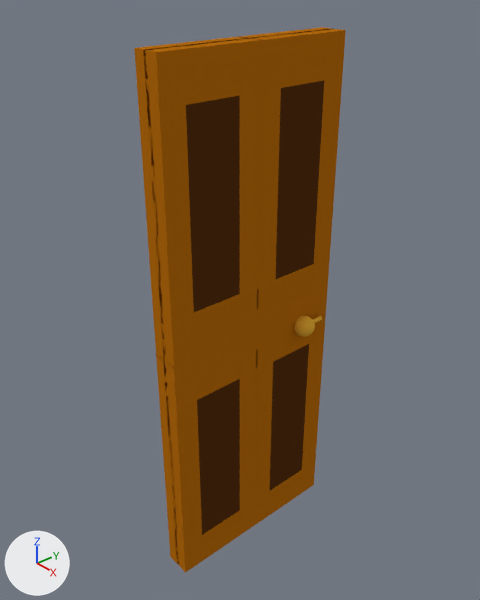
Two versions of the Blender file SilentInTheDark/Assets/3DModels/Door/door.blend, one commit apart.
One viewpoint serves both versions: a camera (50 mm lens) standing at (1.52, -1.358, 1.196) and looking at (-0.05, 0.007, 0.075). Every picture has the same lights, and +X, +Y and +Z are marked at lower left.
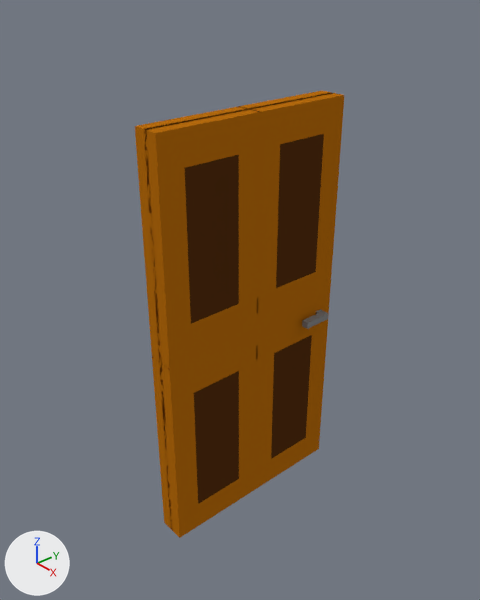
Commit message: Door
Added a new door

Scene script edits in JSON lines:
```json
{"op": "add", "block": "mat_handle_001", "code": ["mat_handle_001 = diffuse_material('Handle.001')", "mat_handle_001.base_color = (0.242, 0.242, 0.242)  # grey #878787"]}
{"op": "add", "block": "me_cube_002", "code": ["me_cube_002 = bpy.data.meshes.new('Cube.002')", "me_cube_002.from_pydata(...)  # 28 vertices, 26 faces; spans x 0.14..1.0, y -8.0..1.0, z -1.0..1.0", "me_cube_002.materials.append(mat_handle_001)  # grey #878787"]}
{"op": "remove", "block": "ob_sphere_002", "code": ["ob_sphere_002 = bpy.data.objects.new('Sphere.002', me_sphere_002)", "ob_sphere_002.location = (0.07, 0.218, -0.061)", "ob_sphere_002.scale = (-0.0389, -0.0389, -0.0389)"]}
{"op": "set", "path": "ob_cube.scale", "old": "(0.0286, 0.181, 0.476)", "new": "(0.0286, 0.189, 0.376)"}
{"op": "add", "block": "ob_handle_2", "code": ["ob_handle_2 = bpy.data.objects.new('Handle 2', me_cube_002)", "ob_handle_2.location = (0.0, 0.313, -0.05)", "ob_handle_2.scale = (0.09, 0.0125, 0.0125)"]}
```

Pixel boxes [x1, y1, x2, y2] of what changed, in the pictures (480 x 600 px):
```json
{"object": "Cube", "change": "rescaled", "before": [134, 27, 346, 573], "after": [135, 91, 344, 538], "on screen": "18% shorter"}
{"object": "Sphere.002", "change": "deleted", "before": [294, 316, 322, 337]}
{"object": "Handle 2", "change": "added", "after": [302, 309, 328, 329]}
```
